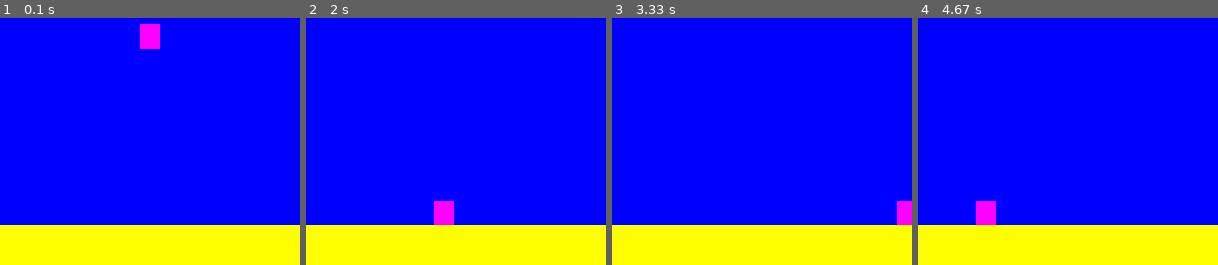
Above: before the commit, frames 1-4 (left to right).
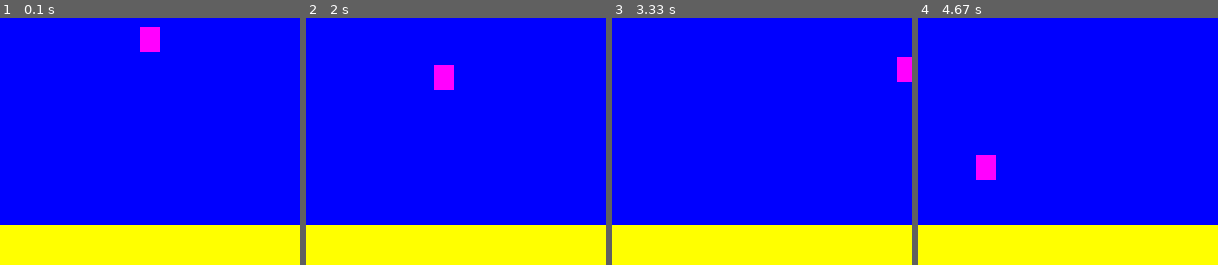
Above: after the commit, the same moments.

Repository: Calum-Johnston/pygame_2d_platformer
Game: pygame game, started from main.py
Two runs of this game, one before a commit and one after it. Both use one fixed random seed, a clock stepped at 60 frames per second and the inputs below.
Inputs:
- Up to frame 1 (0.1 s): no input
- Up to frame 2 (2 s): hold Space 0.33-0.8 s; hold Right 0.33-0.8 s; tap Space at 0.83, 1.23, 1.53, 1.73 s; hold Right 1.17-1.63 s; hold Right from 1.67 s (still down)
- Up to frame 3 (3.33 s): tap Space at 2.03, 2.23, 2.53, 2.8, 3.1, 3.23 s; release Right at 2.13 s; hold Left 2.17-2.7 s; hold Left 2.73-3.13 s; hold Right from 3.17 s (still down)
- Up to frame 4 (4.67 s): tap Space at 3.53, 3.9, 4.2, 4.4 s; release Right at 3.8 s; hold Left 3.83-4.3 s; hold Right from 4.33 s (still down)

The runs differ from the first frame. In frame 1, 0.2% of the frame differs, in the area x 46-54%, y 2-14%; in frame 2, 1.3%, in the area x 42-50%, y 19-84%; in frame 3, 1.0%; in frame 4, 1.3%.

Commit message:
Added jumping

Diff:
--- a/main.py
+++ b/main.py
@@ -30,7 +30,7 @@
         self.platform_sprites = pygame.sprite.Group()
 
         # Define player
-        self.player = Player()
+        self.player = Player(self)
         self.all_sprites.add(self.player)
         self.player_sprites.add(self.player)
 
@@ -45,10 +45,11 @@
     def run(self):
         self.gameinstance = True
         while(self.gameinstance):
-            clock.tick(FPS)
             self.events()
             self.update()
             self.draw()
+            clock.tick(FPS)
+
 
     """ Process all of the events. Return a "True" if we need
         to close the window. """
@@ -57,17 +58,21 @@
             if event.type == pygame.QUIT:
                 running = False
                 self.gameinstance = False
+            if event.type == pygame.KEYDOWN:
+                if event.key == pygame.K_SPACE:
+                    self.player.jump()
 
     """ This method is run each time through the frame. It
         updates positions and checks for collisions. """
     def update(self):
         self.all_sprites.update()
-        #Check for collison
-        collision = pygame.sprite.spritecollide(self.player, self.platform_sprites, False)
-        if(collision):
-            self.platform = collision[0]
-            self.player.pos.y = self.platform.rect.top
-            self.player.velocity.y = 0
+        #Check for collison (only if falling - prevents glitching to platforms)
+        if(self.player.velocity.y > 0):
+            collision = pygame.sprite.spritecollide(self.player, self.platform_sprites, False)
+            if(collision):
+                self.platform = collision[0]
+                self.player.pos.y = self.platform.rect.top + 1
+                self.player.velocity.y = 0
 
 
 
--- a/settings.py
+++ b/settings.py
@@ -5,7 +5,7 @@
 FPS = 60
 
 # Player settings
-PLAYER_ACC = 0.5
+PLAYER_ACCELERATION = 0.5
 PLAYER_FRICTION = -0.12
 PLAYER_GRAVITY = 0.5
 
--- a/sprites.py
+++ b/sprites.py
@@ -2,18 +2,19 @@
 from settings import *
 vec = pygame.math.Vector2
 
-# Sprite class for the player
-
+''' PLAYER SPRITE '''
 class Player(pygame.sprite.Sprite):
 
-    def __init__(self):
+    def __init__(self, game):
         # Call the parent class (Sprite) constructor
         super().__init__()
+
+        # Get the game instance (for collision use)
+        self.game = game
 
         # Define the image size, color, etc
         self.image = pygame.Surface([20, 25])
         self.image.fill(MAGNETA)
-        self.image.set_colorkey((255, 255, 255))
 
         # Fetch the rectangle object that has the dimensions of the image.
         self.rect = self.image.get_rect()
@@ -25,21 +26,23 @@
         self.acceleration = vec(0, 0)
 
     def update(self):
+
         # Default acceleration is 0 (x-direction) and GRAVITY (y-direction)
-        self.acceleration = vec(0, PLAYER_GRAVITY)
+        self.acceleration = vec(0, PLAYER_GRAVITY)  # i.e. always accelerting downwards unless changed later
+
 
         # Determine whether the player is accelerating
         keysPressed = pygame.key.get_pressed()
         if(keysPressed[pygame.K_RIGHT]):
-            self.acceleration.x = PLAYER_ACC
+            self.acceleration.x = PLAYER_ACCELERATION
         if(keysPressed[pygame.K_LEFT]):
-            self.acceleration.x = -PLAYER_ACC
+            self.acceleration.x = -PLAYER_ACCELERATION
 
         # Decrease acceleration according friction, update velocity according to acceleration
         self.acceleration.x += self.velocity.x * PLAYER_FRICTION  # Friction only applies to x-range
         self.velocity += self.acceleration
-
-        # Calculate the new position
+      #  print(self.acceleration)
+        # Calculate the new position (could remove acceleration part)
         self.pos += self.velocity + 0.5 * self.acceleration
 
         # Player wraps around the screen if out of bounds
@@ -48,12 +51,18 @@
         if(self.pos.x < 0):
             self.pos.x = WIDTH
 
-        # Updates player position
+        # Updates player position (keep track of bottom, since this is used in collisons)
         self.rect.midbottom = self.pos
 
-    def jump():
-        pass
+    def jump(self):
+        # Check if we are standing on an object
+        self.rect.y += 1
+        collision = pygame.sprite.spritecollide(self, self.game.platform_sprites, False)
+        self.rect.y -= 1
+        if(collision):
+            self.velocity.y = -13
 
+''' PLATFORM SPRITE '''
 class Platform(pygame.sprite.Sprite):
 
     def __init__(self, plat_X, plat_Y, plat_Width, plat_Height):
